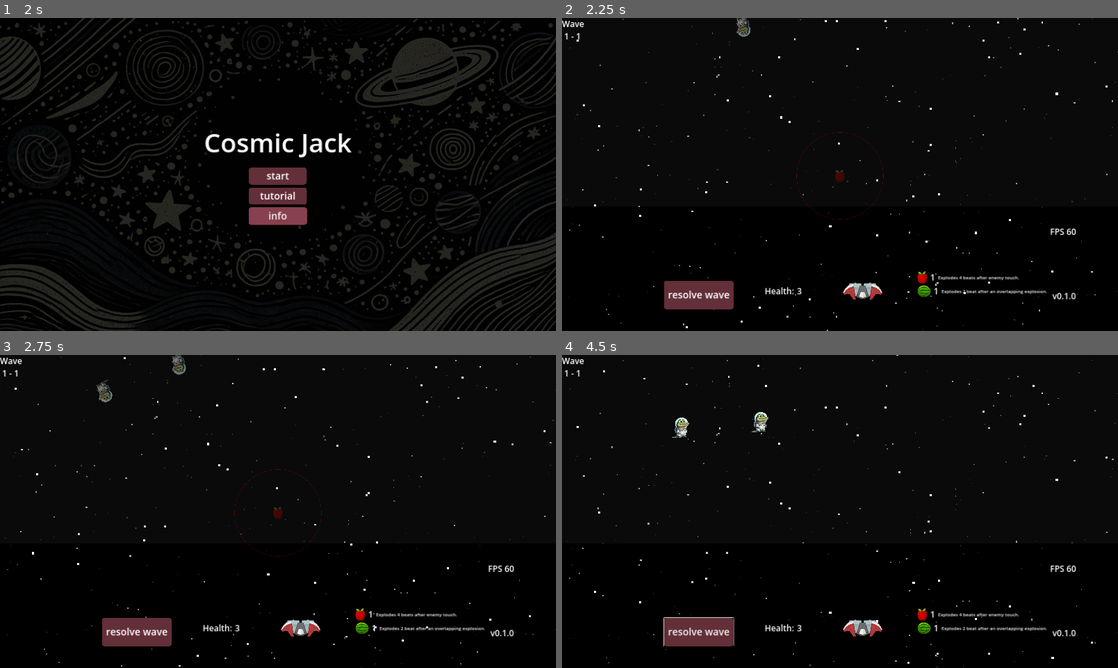
Above: before the commit, frames 1-4 (two rows, left to right).
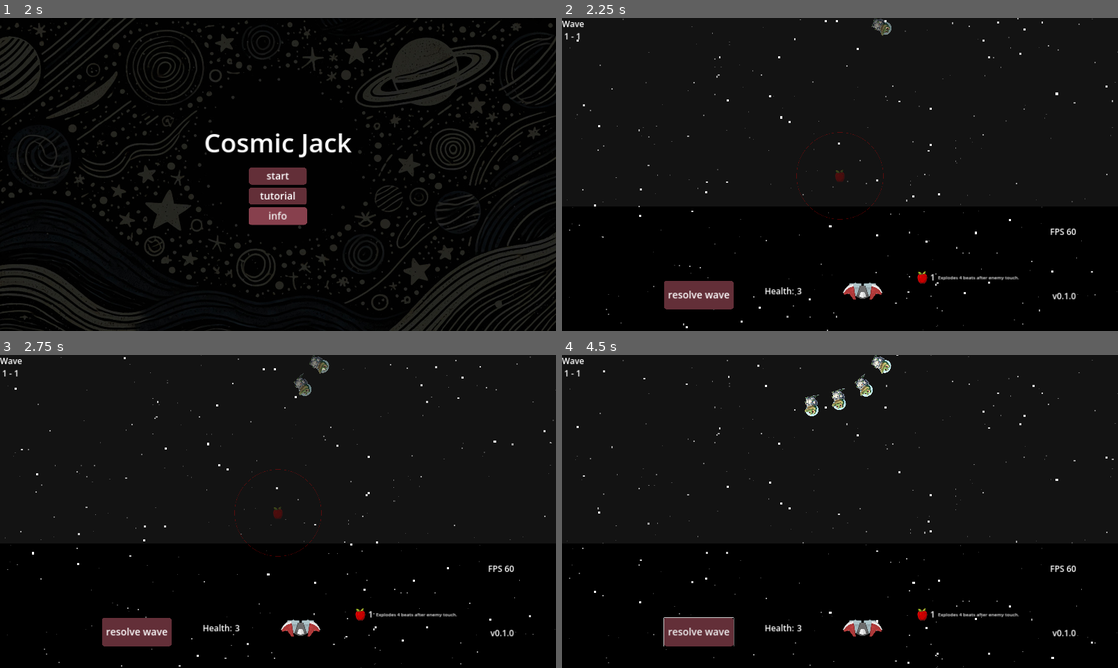
Above: after the commit, the same moments.

Repository: moby-it/cosmic-jack
Game: Godot game, scene res://main.tscn
Same seed, same stepped clock (60 frames per second), same inputs: the game is played once before the commit and once after it.
Inputs (mouse positions are in pixels of both pictures, inside the frame that each line leads up to):
- Up to frame 1 (2 s): tap Enter at 0.5 s; move the mouse to (400, 158) at 0.52 s; hold Up (ui_up) 0.53-1.25 s; hold Ctrl 0.53-1.25 s; click (400, 158) at 0.67 s; click (278, 221) at 1.25 s
- Up to frame 2 (2.25 s): click "start" at 2 s
- Up to frame 3 (2.75 s): no input
- Up to frame 4 (4.5 s): click "resolve wave" at 2.75 s; drag from (728, 527) to (667, 392) at 3.52 s; move the mouse to (895, 442) at 4.27 s; hold Up (ui_up) from 4.28 s (still down); hold Ctrl from 4.28 s (still down); tap O at 4.35 s

Frame 1 is identical in both runs. In frame 2, 0.5% of the frame differs, in the area x 31-88%, y 0-90%; in frame 3, 0.7%; in frame 4, 1.0%, in the area x 19-88%, y 0-90%.

Commit message:
wip wave design

Diff:
--- a/fruits/explosive.gd
+++ b/fruits/explosive.gd
@@ -14,8 +14,12 @@
 	node.draw_circle(node.get_node("Sprite2D").position, radius, border_color, false, border_width)
 
 func start_explosion_timer(node: Node2D) -> void:
+	if detonation_delay == 0:
+		await node.get_tree().create_timer(0.1).timeout
+		explode(node)
+		return
 	# delay is always in sync with bpm
-	# var delay = (detonation_delay * BpmManager.seconds_per_beat) # remove time_to_next_beat when the movement is disretez
+	# var delay = (detonation_delay * BpmManager.seconds_per_beat) # remove time_to_next_beat when the movement is disrete
 	var detonation_timer: Node2D = load("res://fruits/detonation_timer.tscn").instantiate()
 	detonation_timer.duration = detonation_delay
 	detonation_timer.timeout.connect(explode.bind(node))
--- a/fruits/watermelon/watermelon.tscn
+++ b/fruits/watermelon/watermelon.tscn
@@ -15,7 +15,7 @@
 [node name="Watermelon" type="Node2D" groups=["fruits"]]
 script = ExtResource("1_odd54")
 explosive = SubResource("Resource_db4lq")
-metadata/name = "watermelonFcan_place"
+metadata/name = "watermelon"
 
 [node name="Sprite2D" type="Sprite2D" parent="."]
 texture = ExtResource("2_c8x6t")
--- a/levels/1/1-1.wave.tres
+++ b/levels/1/1-1.wave.tres
@@ -21,7 +21,7 @@
 
 [resource]
 script = ExtResource("2_7fv10")
-enabled = false
+enabled = true
 convoys = Array[ExtResource("1_ug3o7")]([SubResource("Resource_8v38k")])
 audio_track = "res://levels/1/track1.wav"
 bpm = 120
--- a/levels/1/1-2.wave.tres
+++ b/levels/1/1-2.wave.tres
@@ -9,12 +9,12 @@
 [sub_resource type="Resource" id="Resource_pupxp"]
 script = ExtResource("1_ig3f2")
 apples = 1
-watermelons = 1
+watermelons = 0
 cherries = 0
 
 [sub_resource type="Resource" id="Resource_pdekj"]
 script = ExtResource("1_denl3")
-duration = 8
+duration = 10
 count = 2
 river = ExtResource("4_pxf1i")
 enemy = ExtResource("2_n8nmf")
@@ -26,5 +26,5 @@
 audio_track = "res://levels/1/track1.wav"
 bpm = 120
 ammo = SubResource("Resource_pupxp")
-goal = ""
-solution = ""
+goal = "apple: distance and time"
+solution = "Placing the apple in a correct spot to solve this."
--- a/levels/1/1-3.wave.tres
+++ b/levels/1/1-3.wave.tres
@@ -15,14 +15,14 @@
 
 [sub_resource type="Resource" id="Resource_sbo23"]
 script = ExtResource("1_cuspu")
-duration = 24
+duration = 16
 count = 1
 river = ExtResource("4_jjpja")
 enemy = ExtResource("2_khpvr")
 
 [sub_resource type="Resource" id="Resource_c34hn"]
 script = ExtResource("1_cuspu")
-duration = 16
+duration = 8
 count = 2
 river = ExtResource("5_ktvlb")
 enemy = ExtResource("2_khpvr")
@@ -34,5 +34,5 @@
 audio_track = "res://levels/1/track1.wav"
 bpm = 120
 ammo = SubResource("Resource_0lca4")
-goal = ""
+goal = "introduce watermelon"
 solution = ""
--- a/levels/1/1-4.wave.tres
+++ b/levels/1/1-4.wave.tres
@@ -9,19 +9,22 @@
 [sub_resource type="Resource" id="Resource_3e5qf"]
 script = ExtResource("1_1mkqe")
 apples = 1
-watermelons = 2
-cherries = 1
+watermelons = 3
+cherries = 0
 
 [sub_resource type="Resource" id="Resource_sbo23"]
 script = ExtResource("1_4mtsd")
 duration = 16
-count = 4
+count = 12
 river = ExtResource("3_v051c")
 enemy = ExtResource("2_gtpgt")
 
 [resource]
 script = ExtResource("4_h5rd3")
+enabled = true
 convoys = Array[ExtResource("1_4mtsd")]([SubResource("Resource_sbo23")])
 audio_track = "res://levels/1/track1.wav"
 bpm = 120
 ammo = SubResource("Resource_3e5qf")
+goal = "watermelon chain reactions"
+solution = "Chain multiple explosions with 1 apple and multiple watermelons in order to solve this."
--- a/levels/1/1-5.wave.tres
+++ b/levels/1/1-5.wave.tres
@@ -1,43 +1,30 @@
-[gd_resource type="Resource" script_class="Wave" load_steps=12 format=3 uid="uid://gm6rx4ol8qlt"]
+[gd_resource type="Resource" script_class="Wave" load_steps=8 format=3 uid="uid://gm6rx4ol8qlt"]
 
 [ext_resource type="Script" path="res://waves/_convoy.gd" id="1_6mvc1"]
 [ext_resource type="Script" path="res://waves/ammo.gd" id="1_ycvf0"]
 [ext_resource type="PackedScene" uid="uid://dy1ndkh3j6my7" path="res://enemies/croc/croc.tscn" id="2_ue14f"]
-[ext_resource type="PackedScene" uid="uid://cf12x1x0rhtha" path="res://waves/rivers/mississippi.tscn" id="3_8r3uc"]
-[ext_resource type="PackedScene" uid="uid://ctnw6hyjola0a" path="res://waves/rivers/seine.rvr.tscn" id="4_hu3u2"]
+[ext_resource type="PackedScene" uid="uid://dtfdakxf28tdi" path="res://waves/rivers/yangtze.rvr.tscn" id="4_1763f"]
 [ext_resource type="Script" path="res://waves/wave.gd" id="4_m4nau"]
-[ext_resource type="PackedScene" uid="uid://cyiqlvkw0lje4" path="res://waves/rivers/clyde.rvr.tscn" id="5_aucvo"]
 
 [sub_resource type="Resource" id="Resource_osxrm"]
 script = ExtResource("1_ycvf0")
-apples = 2
-watermelons = 2
-cherries = 1
-
-[sub_resource type="Resource" id="Resource_sbo23"]
-script = ExtResource("1_6mvc1")
-duration = 16
-count = 4
-river = ExtResource("3_8r3uc")
-enemy = ExtResource("2_ue14f")
-
-[sub_resource type="Resource" id="Resource_n50rg"]
-script = ExtResource("1_6mvc1")
-duration = 16
-count = 4
-river = ExtResource("4_hu3u2")
-enemy = ExtResource("2_ue14f")
+apples = 0
+watermelons = 0
+cherries = 4
 
 [sub_resource type="Resource" id="Resource_ynjn3"]
 script = ExtResource("1_6mvc1")
-duration = 16
-count = 8
-river = ExtResource("5_aucvo")
+duration = 8
+count = 4
+river = ExtResource("4_1763f")
 enemy = ExtResource("2_ue14f")
 
 [resource]
 script = ExtResource("4_m4nau")
-convoys = Array[ExtResource("1_6mvc1")]([SubResource("Resource_sbo23"), SubResource("Resource_n50rg"), SubResource("Resource_ynjn3")])
+enabled = true
+convoys = Array[ExtResource("1_6mvc1")]([SubResource("Resource_ynjn3")])
 audio_track = "res://levels/1/track1.wav"
 bpm = 120
 ammo = SubResource("Resource_osxrm")
+goal = "introduce cherries"
+solution = "cherries explode immediately on enemy touch"
--- /dev/null
+++ b/levels/1/1-6.wave.tres
@@ -0,0 +1,38 @@
+[gd_resource type="Resource" script_class="Wave" load_steps=10 format=3 uid="uid://c7rsdvfn0u5jx"]
+
+[ext_resource type="Script" path="res://waves/ammo.gd" id="1_hxik4"]
+[ext_resource type="Script" path="res://waves/_convoy.gd" id="2_tmjem"]
+[ext_resource type="PackedScene" uid="uid://dy1ndkh3j6my7" path="res://enemies/croc/croc.tscn" id="3_8ybl5"]
+[ext_resource type="PackedScene" uid="uid://cjqqey5j73cdp" path="res://waves/rivers/lena.rvr.tscn" id="4_iwfoq"]
+[ext_resource type="PackedScene" uid="uid://drdlqpkffy44y" path="res://waves/rivers/amur.rvr.tscn" id="5_1hwqd"]
+[ext_resource type="Script" path="res://waves/wave.gd" id="5_od0hx"]
+
+[sub_resource type="Resource" id="Resource_osxrm"]
+script = ExtResource("1_hxik4")
+apples = 0
+watermelons = 0
+cherries = 2
+
+[sub_resource type="Resource" id="Resource_ynjn3"]
+script = ExtResource("2_tmjem")
+duration = 8
+count = 2
+river = ExtResource("4_iwfoq")
+enemy = ExtResource("3_8ybl5")
+
+[sub_resource type="Resource" id="Resource_6c62t"]
+script = ExtResource("2_tmjem")
+duration = 8
+count = 2
+river = ExtResource("5_1hwqd")
+enemy = ExtResource("3_8ybl5")
+
+[resource]
+script = ExtResource("5_od0hx")
+enabled = true
+convoys = Array[ExtResource("2_tmjem")]([SubResource("Resource_ynjn3"), SubResource("Resource_6c62t")])
+audio_track = "res://levels/1/track1.wav"
+bpm = 120
+ammo = SubResource("Resource_osxrm")
+goal = "cherry intesection"
+solution = "cherries explode immediately on enemy touch"
--- /dev/null
+++ b/levels/1/1-7.wave.tres
@@ -0,0 +1,38 @@
+[gd_resource type="Resource" script_class="Wave" load_steps=10 format=3 uid="uid://dd8vrweiuc8v0"]
+
+[ext_resource type="Script" path="res://waves/ammo.gd" id="1_py6ov"]
+[ext_resource type="Script" path="res://waves/_convoy.gd" id="2_yam5t"]
+[ext_resource type="PackedScene" uid="uid://dy1ndkh3j6my7" path="res://enemies/croc/croc.tscn" id="3_wr6lf"]
+[ext_resource type="PackedScene" uid="uid://cjqqey5j73cdp" path="res://waves/rivers/lena.rvr.tscn" id="4_5y5vm"]
+[ext_resource type="PackedScene" uid="uid://drdlqpkffy44y" path="res://waves/rivers/amur.rvr.tscn" id="5_0mu3o"]
+[ext_resource type="Script" path="res://waves/wave.gd" id="6_scj3i"]
+
+[sub_resource type="Resource" id="Resource_osxrm"]
+script = ExtResource("1_py6ov")
+apples = 0
+watermelons = 0
+cherries = 2
+
+[sub_resource type="Resource" id="Resource_ynjn3"]
+script = ExtResource("2_yam5t")
+duration = 8
+count = 2
+river = ExtResource("4_5y5vm")
+enemy = ExtResource("3_wr6lf")
+
+[sub_resource type="Resource" id="Resource_6c62t"]
+script = ExtResource("2_yam5t")
+duration = 8
+count = 2
+river = ExtResource("5_0mu3o")
+enemy = ExtResource("3_wr6lf")
+
+[resource]
+script = ExtResource("6_scj3i")
+enabled = true
+convoys = Array[ExtResource("2_yam5t")]([SubResource("Resource_ynjn3"), SubResource("Resource_6c62t")])
+audio_track = "res://levels/1/track1.wav"
+bpm = 120
+ammo = SubResource("Resource_osxrm")
+goal = "cherry activator"
+solution = "cherries are great activators for watermelons"
--- a/levels/1/1.tscn
+++ b/levels/1/1.tscn
@@ -1,12 +1,15 @@
-[gd_scene load_steps=6 format=3 uid="uid://ccr1lk04khsux"]
+[gd_scene load_steps=9 format=3 uid="uid://ccr1lk04khsux"]
 
 [ext_resource type="PackedScene" uid="uid://bf5fa6pqes1hj" path="res://levels/level.tscn" id="1_4wsep"]
 [ext_resource type="Script" path="res://waves/wave.gd" id="2_c33gm"]
 [ext_resource type="Resource" uid="uid://bt6oexdghyrwo" path="res://levels/1/1-1.wave.tres" id="3_cqc8b"]
 [ext_resource type="Resource" uid="uid://be7kwxqprngjr" path="res://levels/1/1-2.wave.tres" id="4_eq06m"]
 [ext_resource type="Resource" uid="uid://3aywhtajvgit" path="res://levels/1/1-3.wave.tres" id="5_p22at"]
+[ext_resource type="Resource" uid="uid://b0paimt48qm1d" path="res://levels/1/1-4.wave.tres" id="6_7inwc"]
+[ext_resource type="Resource" uid="uid://gm6rx4ol8qlt" path="res://levels/1/1-5.wave.tres" id="7_c7rsm"]
+[ext_resource type="Resource" uid="uid://c7rsdvfn0u5jx" path="res://levels/1/1-6.wave.tres" id="8_vhvej"]
 
 [node name="1" type="Node2D"]
 
 [node name="Level" parent="." instance=ExtResource("1_4wsep")]
-waves = Array[ExtResource("2_c33gm")]([ExtResource("3_cqc8b"), ExtResource("4_eq06m"), ExtResource("5_p22at")])
+waves = Array[ExtResource("2_c33gm")]([ExtResource("3_cqc8b"), ExtResource("4_eq06m"), ExtResource("5_p22at"), ExtResource("6_7inwc"), ExtResource("7_c7rsm"), ExtResource("8_vhvej")])
--- a/levels/level.gd
+++ b/levels/level.gd
@@ -30,7 +30,7 @@
 var beat_fns = []
 
 var active_fruit: Node2D
-var active_fruit_name = "apple"
+var active_fruit_name: String
 var dragging_fruits = []
 var curr_wave_idx = 0
 var resolving_progres = 0
@@ -42,7 +42,7 @@
 	active_waves = waves.filter(func(w): return w.enabled)
 	level_completed.connect(on_level_completed)
 	health_depleted.connect(on_health_depleted)
-
+	active_fruit_name = Fruits.find_first_fruit_with_ammo(curr_wave())
 	WaveHistory.add_wave(curr_wave_idx, health)
 	WaveHistory.level_change.connect(_on_level_change)
 	update_wave_label()
@@ -180,6 +180,7 @@
 	wave_audio.play()
 
 	for c in wave.convoys:
+		c.rendered = false
 		ExplosionBus.enemies_exploded[c.get_instance_id()] = 0
 		var river_node = c.river.instantiate()
 		var river = river_node.get_node("Path2D")
@@ -195,8 +196,8 @@
 		waves_container.add_child(river_node)
 
 func add_enemy_resolve(convoy: Convoy, path: Path2D):
-	print("path child count %s" % path.get_child_count())
-	print("rendered %s" % convoy.rendered)
+	#print("path child count %s" % path.get_child_count())
+	#print("rendered %s" % convoy.rendered)
 	var pf = PathFollow2D.new()
 	pf.set_script(load("res://waves/rivers/_river.gd"))
 	pf.duration = convoy.duration
@@ -206,7 +207,7 @@
 	pf.enemy_passed.connect(enemy_passed)
 	pf.add_child(enemy)
 	path.add_child(pf)
-	if path.get_child_count() == convoy.count:
+	if path.get_child_count() + ExplosionBus.enemies_exploded[convoy.get_instance_id()] == convoy.count:
 		convoy.rendered = true
 
 func add_enemy_preview(convoy: Convoy, path: Path2D):
--- a/singletons/fruits.gd
+++ b/singletons/fruits.gd
@@ -21,6 +21,14 @@
 var ammo = {}
 
 var ammo_labels = {}
+
+func find_first_fruit_with_ammo(wave: Wave):
+	var ammo = wave.ammo.get_fruits()
+	for k in ammo:
+		if ammo[k]:
+			return k
+	return null
+
 
 func create_fruit_list_hud(node: VBoxContainer, wave: Wave):
 	if not is_instance_valid(node):
--- /dev/null
+++ b/waves/rivers/amur.rvr.tscn
@@ -0,0 +1,20 @@
+[gd_scene load_steps=3 format=3 uid="uid://drdlqpkffy44y"]
+
+[ext_resource type="PackedScene" uid="uid://bjcxaxlx6qt5e" path="res://levels/play_area.tscn" id="1_jue5h"]
+
+[sub_resource type="Curve2D" id="Curve2D_g50po"]
+_data = {
+"points": PackedVector2Array(0, 0, 0, 0, 1227.45, -72.3711, 0, 0, -4, 214, 2699.45, 1222.63)
+}
+point_count = 2
+
+[node name="Amur" type="Node2D"]
+editor_description = "Relatively linear path, favors fast exlposives"
+
+[node name="Path2D" type="Path2D" parent="." groups=["paths"]]
+editor_description = "Duration 8 - Count 2 - can be solved by single apple"
+curve = SubResource("Curve2D_g50po")
+
+[node name="PlayArea" parent="." instance=ExtResource("1_jue5h")]
+z_index = -10
+metadata/_edit_lock_ = true
--- /dev/null
+++ b/waves/rivers/lena.rvr.tscn
@@ -0,0 +1,20 @@
+[gd_scene load_steps=3 format=3 uid="uid://cjqqey5j73cdp"]
+
+[ext_resource type="PackedScene" uid="uid://bjcxaxlx6qt5e" path="res://levels/play_area.tscn" id="1_avxj2"]
+
+[sub_resource type="Curve2D" id="Curve2D_g50po"]
+_data = {
+"points": PackedVector2Array(0, 0, 0, 0, 2454.9, -72.371, 0, 0, 0, 0, 1227.45, 1222.63)
+}
+point_count = 2
+
+[node name="Lena" type="Node2D"]
+editor_description = "Relatively linear path, favors fast exlposives"
+
+[node name="Path2D" type="Path2D" parent="." groups=["paths"]]
+editor_description = "Duration 8 - Count 2 - can be solved by single apple"
+curve = SubResource("Curve2D_g50po")
+
+[node name="PlayArea" parent="." instance=ExtResource("1_avxj2")]
+z_index = -10
+metadata/_edit_lock_ = true
--- a/waves/rivers/mississippi.tscn
+++ b/waves/rivers/mississippi.tscn
@@ -2,17 +2,15 @@
 
 [ext_resource type="PackedScene" uid="uid://bjcxaxlx6qt5e" path="res://levels/play_area.tscn" id="1_5a0yc"]
 
-[sub_resource type="Curve2D" id="Curve2D_7etg2"]
+[sub_resource type="Curve2D" id="Curve2D_0dq45"]
 _data = {
-"points": PackedVector2Array(0, 0, 0, 0, 3464.66, 872, 204.648, 10.5946, -204.648, -10.5946, 3025.66, 240, 2.85288, -301.277, -2.85288, 301.277, 2578.66, 653, 2.03138, -187.138, -2.03138, 187.138, 3266.66, 1103, 224.76, -1.18921, -224.76, 1.18921, 2884.66, 1308, 305.125, 95.3515, -305.125, -95.3515, 1209.66, 1253, 222.965, -3.91451, -222.965, 3.91451, 71.657, 206, -1.12396, -228.392, 1.12396, 228.392, -161.343, 776, 0, 0, 0, 0, -107.343, 1346)
+"points": PackedVector2Array(0, 0, 0, 0, 922, -25, -410, -96, 410, 96, 1006, 647, 6, -312, -6, 312, 2972, 399, 0, 0, 0, 0, 1550, 1317)
 }
-point_count = 9
+point_count = 4
 
 [node name="Seine" type="Node2D"]
 
 [node name="Path2D" type="Path2D" parent="." groups=["paths"]]
-position = Vector2(377.343, -47)
-curve = SubResource("Curve2D_7etg2")
+curve = SubResource("Curve2D_0dq45")
 
 [node name="PlayArea" parent="." instance=ExtResource("1_5a0yc")]
-visible = false
Not shown, changed: devlogs.md
